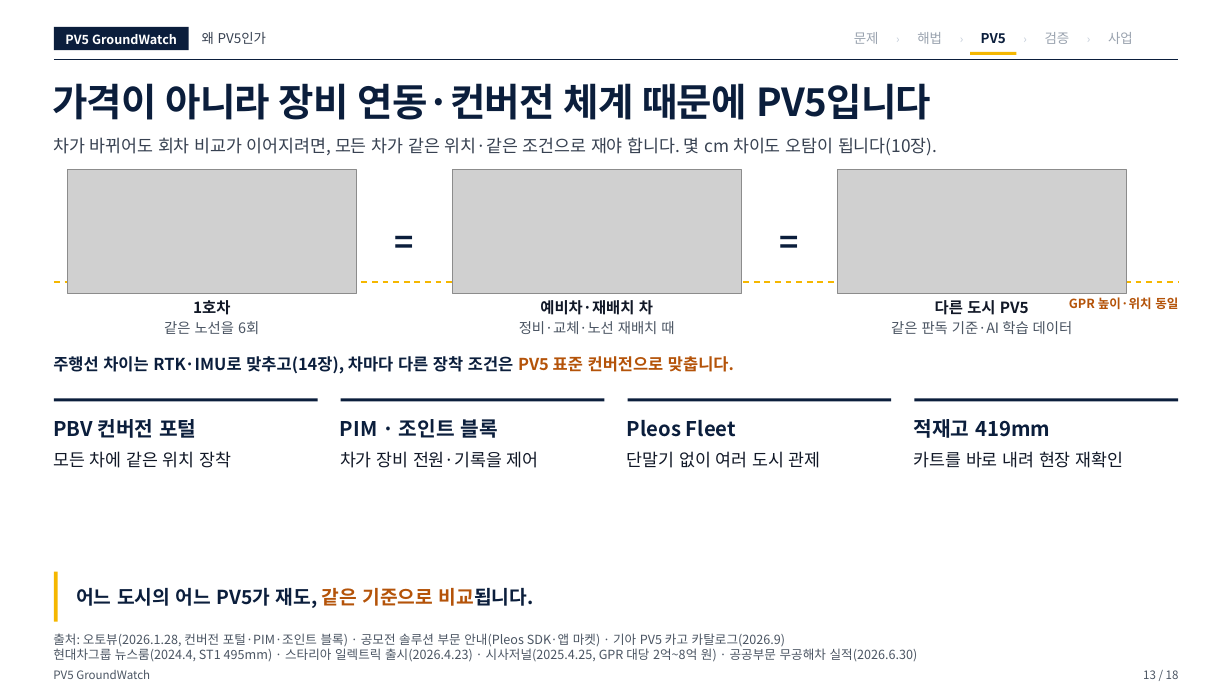
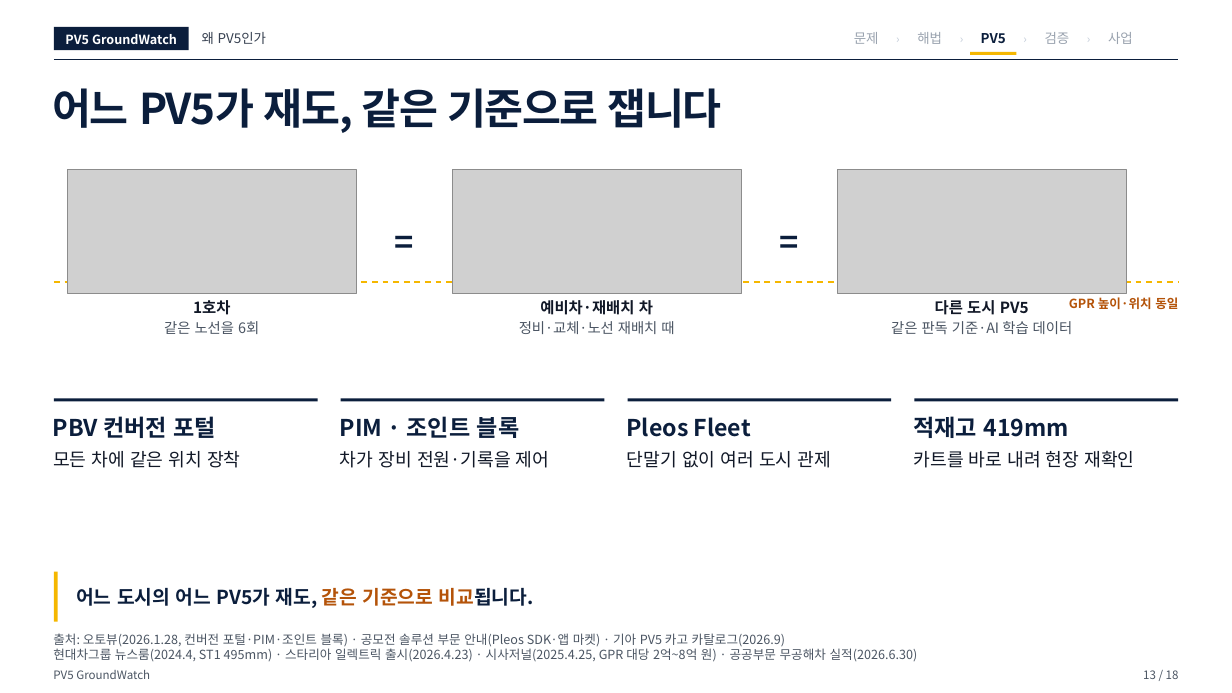
Before and after one commit to woojin-choe/pv5-hose-lab, a slide deck: slide 13 of ppt_all/PV5_GroundWatch_10_25.pptx. Drawn at 1232x693 pixels with LibreOffice and Linux fonts; fonts in the diff are those of the drawing; grey boxes stand for pictures. Boxes give left, top, right and bottom in pixels: in the first picture for what was removed or moved away, otherwise in the second. Text is boxed around its words. In the diff, an @@ line names an element or a change of style, - is before the commit and + after.

```diff
--- a/ppt_all/PV5_GroundWatch_10_25.pptx
+++ b/ppt_all/PV5_GroundWatch_10_25.pptx
@@ text removed at (52,83,932,120) @@
-가격이 아니라 장비 연동·컨버전 체계 때문에 PV5입니다
@@ text added at (52,88,722,133), 33 pt, text #0B1E3C, bold @@
+어느 PV5가 재도, 같은 기준으로 잽니다
@@ text removed at (53,137,937,156) @@
-차가 바뀌어도 회차 비교가 이어지려면, 모든 차가 같은 위치·같은 조건으로 재야 합니다. 몇 cm 차이도 오탐이 됩니다(10장).
@@ text removed at (53,356,734,374) @@
-주행선 차이는 RTK·IMU로 맞추고(14장), 차마다 다른 장착 조건은 PV5 표준 컨버전으로 맞춥니다.
@@ size 15.8 to 18 pt in 4 elements at (627,417,751,437), (913,416,1069,438), (53,416,217,438), (340,416,519,438) @@
@@ size 13.5 to 14.2 pt in 4 elements at (53,451,240,468), (340,451,550,468), (627,451,831,468), (914,451,1134,468) @@
```
Also in this commit, not shown: 11 other slides changed, 17 other files.
